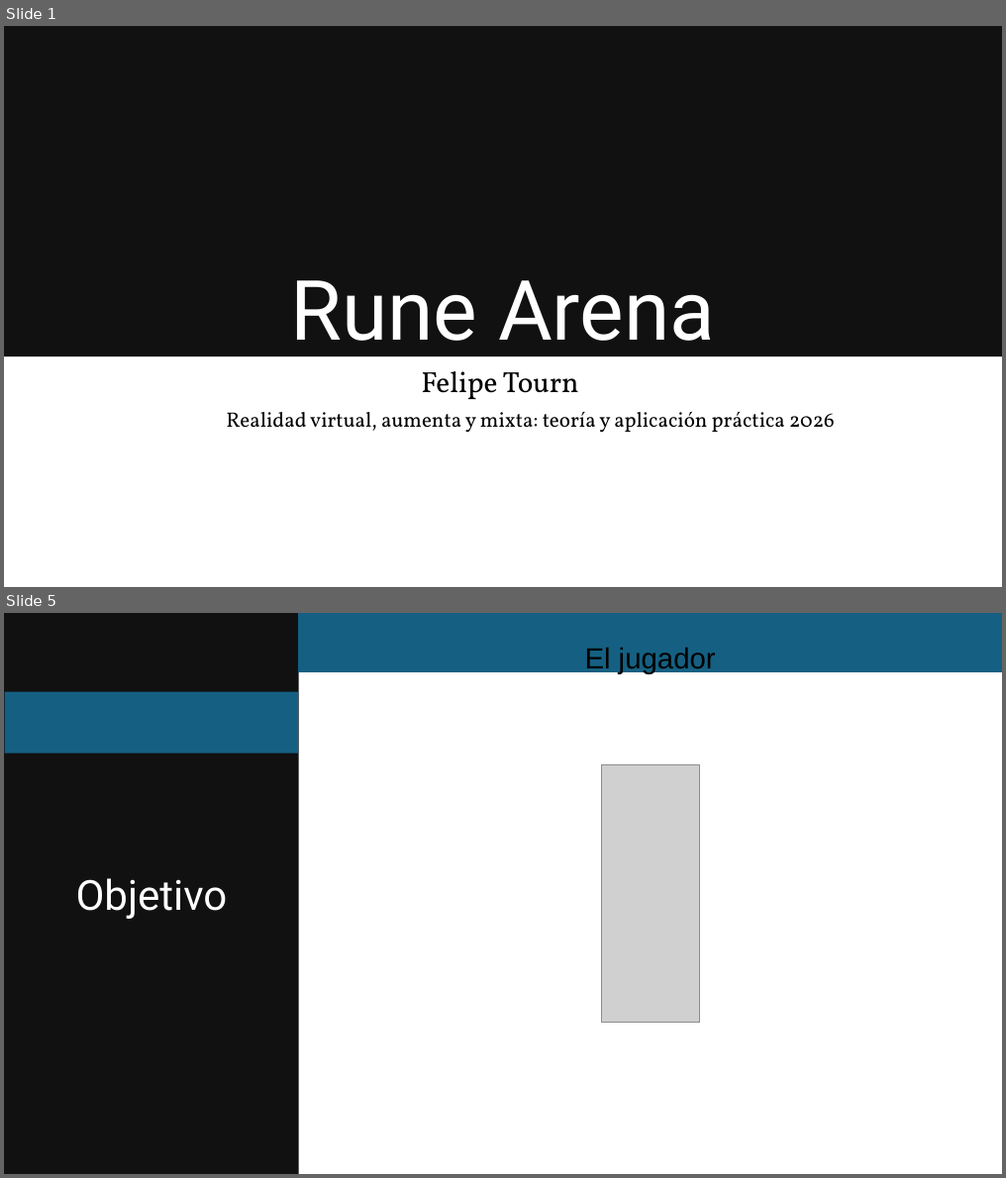
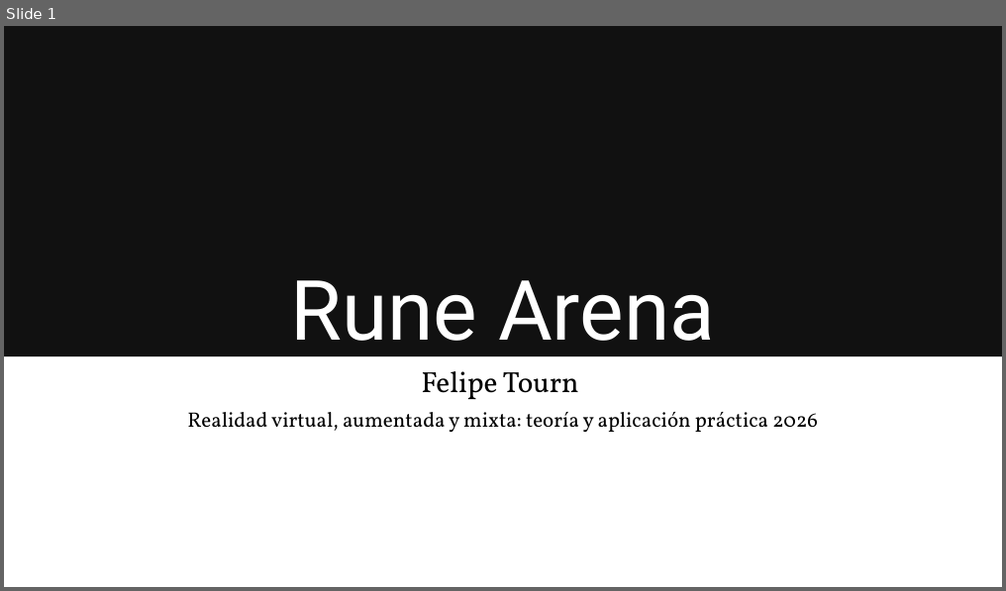
Before and after one commit to felipetourn/RuneArena, a slide deck: Presentacion/RuneArena.pptx. Shown one above the other, each under a label of ours: slides 1 and 5 before the commit, slide 1 after it; the slides between them are not shown. The pictures are 1006x1178 and 1006x591 pixels, drawn with LibreOffice and Linux fonts; fonts in the diff are those of the drawing; grey boxes stand for pictures. Boxes give left, top, right and bottom in pixels: in the first picture for what was removed or moved away, otherwise in the second. Text is boxed around its words. In the diff, an @@ line names an element or a change of style, - is before the commit and + after.

```diff
--- a/Presentacion/RuneArena.pptx
+++ b/Presentacion/RuneArena.pptx
@@ slide 5 removed at <box>4,613,1002,1174</box>, background #FFFFFF @@
@@ rectangle removed at <box>4,613,299,1174</box> @@
@@ rectangle removed at <box>298,613,1002,672</box> @@
@@ text removed at <box>585,647,716,673</box> @@
-El jugador
@@ rectangle removed at <box>5,691,298,753</box> @@
@@ picture removed at <box>601,765,699,1023</box> @@
@@ text removed at <box>76,878,228,919</box> @@
-Objetivo
@@ slide 1 changed as well @@
@@ text at <box>187,412,818,433</box>: text changed @@
-Realidad virtual, aumenta y mixta: teoría y aplicación práctica 2026
+Realidad virtual, aumentada y mixta: teoría y aplicación práctica 2026
```
Also in this commit, not shown: 2 other slides changed, 12 slides added, 2 other slides removed, 2 other files.
